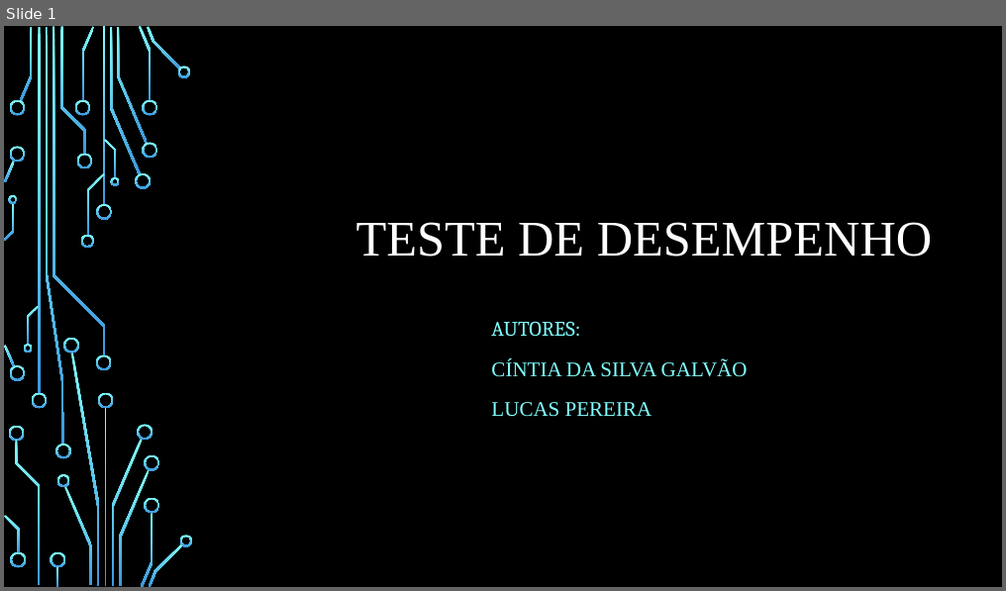
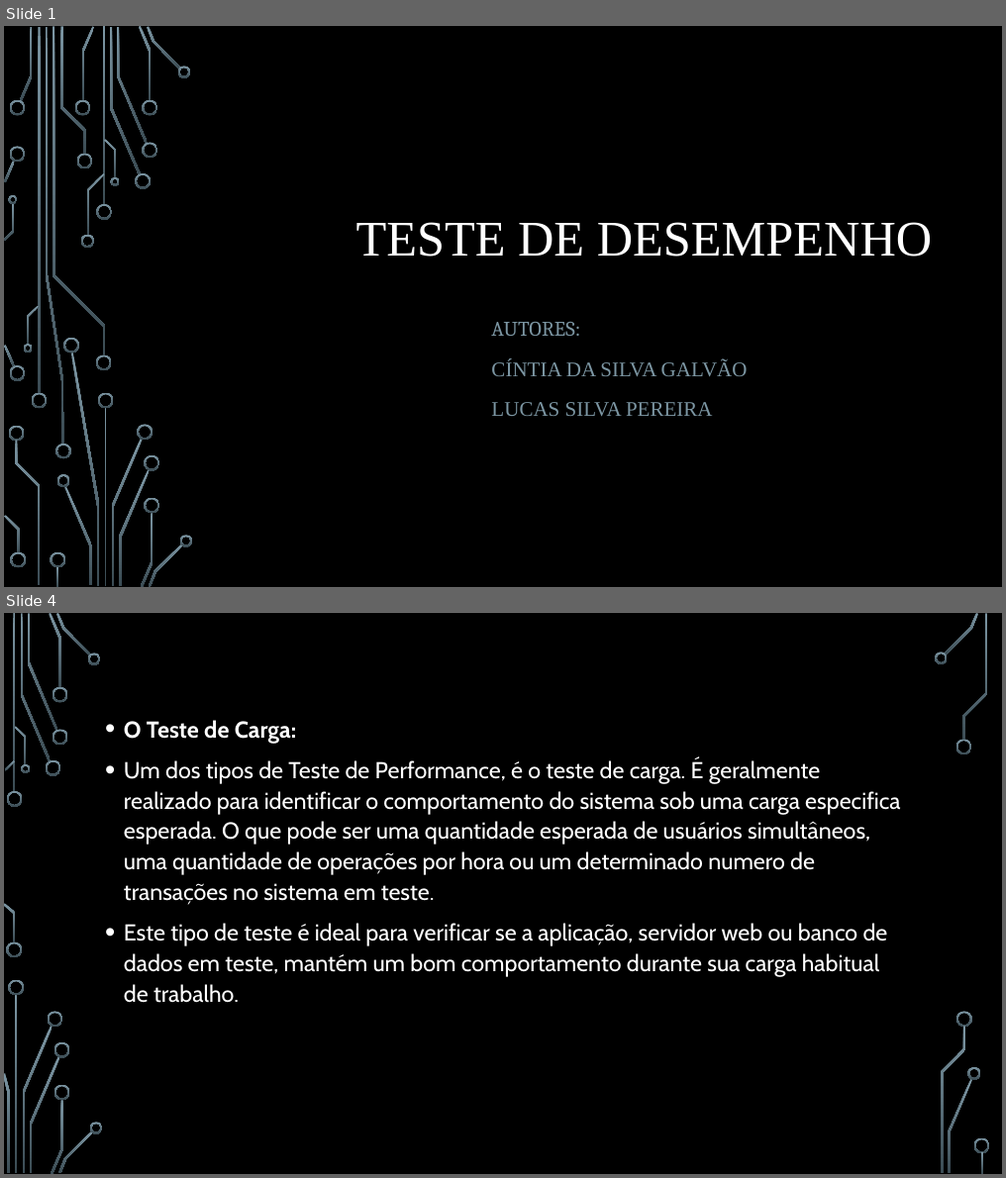
Before and after one commit to cintiags14/Meu-reposit-rio, a slide deck: FTT/Teste de desempenho.pptx. Shown one above the other, each under a label of ours: slide 1 before the commit, slides 1 and 4 after it; the slides between them are not shown. The pictures are 1006x591 and 1006x1178 pixels, drawn with LibreOffice and Linux fonts; fonts in the diff are those of the drawing; background and template pictures are left out. Boxes give left, top, right and bottom in pixels: in the first picture for what was removed or moved away, otherwise in the second. Text is boxed around its words. In the diff, an @@ line names an element or a change of style, - is before the commit and + after.

Commit message:
Teste de desempenho

```diff
--- a/FTT/Teste de desempenho.pptx
+++ b/FTT/Teste de desempenho.pptx
@@ slide 4 added at <box>4,613,1002,1174</box>, background picture (left out) @@
@@ text added at <box>124,720,900,1003</box>, 22.2 pt, text #FFFFFF @@
+• O Teste de Carga:
+• Um dos tipos de Teste de Performance, é o teste de carga. É geralmente realizado para identificar o comportamento do sistema sob uma carga especifica esperada. O que pode ser uma quantidade esperada de usuários simultâneos, uma quantidade de operações por hora ou um determinado numero de transações no sistema em teste.
+• Este tipo de teste é ideal para verificar se a aplicação, servidor web ou banco de dados em teste, mantém um bom comportamento durante sua carga habitual de trabalho.
@@ group added at <box>4,613,990,1174</box>: 33 freeform shapes, 3 rectangles @@
@@ slide 1 changed as well @@
@@ fill gradient #82FFFF to #3D97DE to gradient #7C96A3 to #3B4C54 in 54 elements at <box>96,204,112,220</box>, <box>96,356,112,372</box>, <box>38,27,40,393</box>, <box>31,393,47,408</box>, <box>20,27,33,101</box>, <box>110,28,141,174</box>, <box>135,174,151,189</box>, <box>117,27,148,144</box>, <box>139,26,152,101</box>, <box>142,142,157,158</box>, <box>142,100,157,116</box>, <box>147,27,181,70</box>, <box>177,66,191,77</box>, <box>82,27,94,101</box>, <box>75,100,91,116</box>, <box>76,154,92,169</box>, <box>64,486,92,586</box>, <box>57,474,70,487</box>, <box>9,100,25,116</box>, <box>4,345,15,367</box>, <box>9,366,25,381</box>, <box>4,161,15,183</box>, <box>9,147,25,163</box>, <box>60,27,86,154</box>, <box>9,426,24,442</box>, <box>15,440,40,585</box>, <box>50,553,65,568</box>, <box>56,568,58,587</box>, <box>10,553,26,568</box>, <box>4,516,20,554</box>, <box>87,174,104,236</box>, <box>81,235,94,249</box>, <box>53,27,105,356</box>, <box>104,139,116,178</box>, <box>110,177,119,186</box>, <box>27,306,40,345</box>, <box>24,344,33,353</box>, <box>5,203,14,240</box>, <box>9,195,18,204</box>, <box>104,408,107,586</box>, <box>112,439,143,586</box>, <box>98,393,114,408</box>, <box>71,353,100,586</box>, <box>63,338,79,353</box>, <box>138,424,152,440</box>, <box>119,470,150,586</box>, <box>141,513,152,587</box>, <box>144,456,159,472</box>, <box>144,497,159,513</box>, <box>149,544,183,587</box>, <box>180,535,193,547</box>, <box>46,27,64,445</box>, <box>55,444,70,459</box>, <box>103,27,105,205</box> @@
@@ subtitle at <box>491,322,747,376</box>: text colour #82FFFF to #7C96A3 in "AUTORES:", "CÍNTIA DA SILVA GALVÃO" @@
@@ subtitle at <box>491,402,713,416</box>: text changed; text colour #82FFFF to #7C96A3 @@
-LUCAS PEREIRA
+LUCAS SILVA PEREIRA
```
Also in this commit, not shown: 5 other slides added, 1 slide removed, 2 other files.
